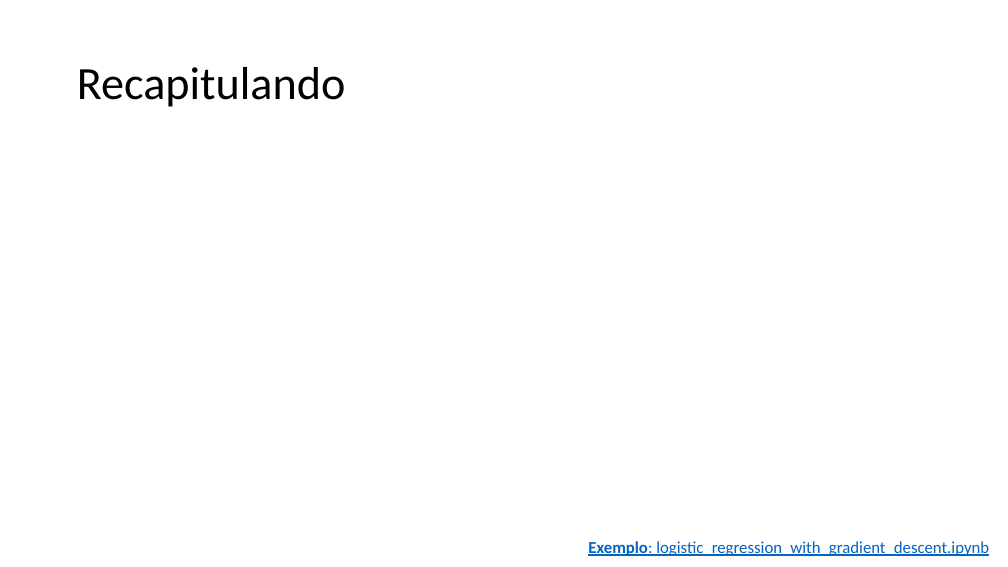
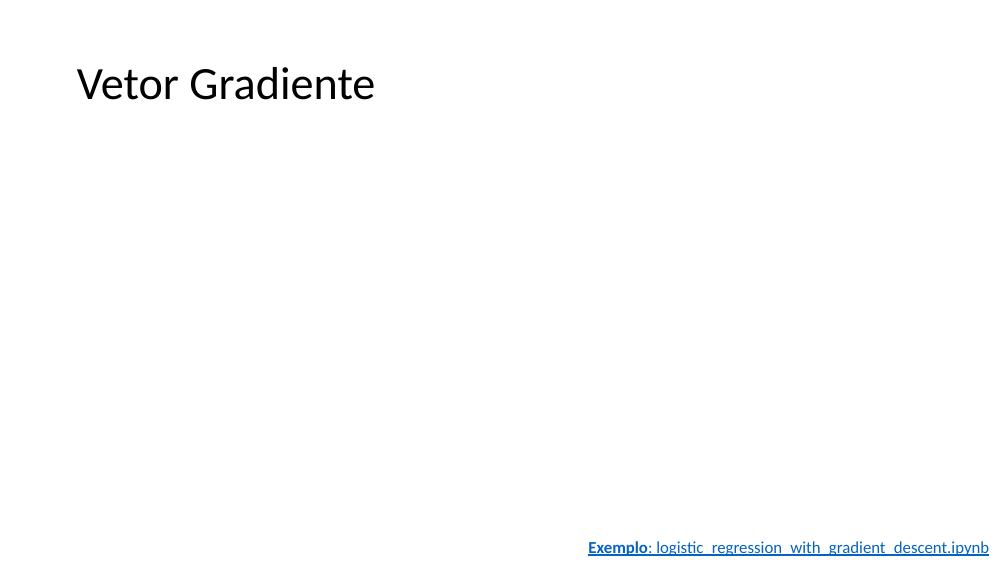
Before and after one commit to zz4fap/t320_aprendizado_de_maquina, a slide deck: slide 13 of slides/T320_Classificação (Parte III).pptx (slide 18 before the commit). Drawn at 1008x567 pixels with LibreOffice and Linux fonts; fonts in the diff are those of the drawing; grey boxes stand for pictures. Boxes give left, top, right and bottom in pixels: in the first picture for what was removed or moved away, otherwise in the second. Text is boxed around its words. In the diff, an @@ line names an element or a change of style, - is before the commit and + after.

```diff
--- a/slides/T320_Classificação (Parte III).pptx
+++ b/slides/T320_Classificação (Parte III).pptx
@@ title at (77, 67, 375, 100): text changed @@
-Recapitulando
+Vetor Gradiente
```
Also in this commit, not shown: 1 other slide changed, 1 slide added, 1 slide removed.
